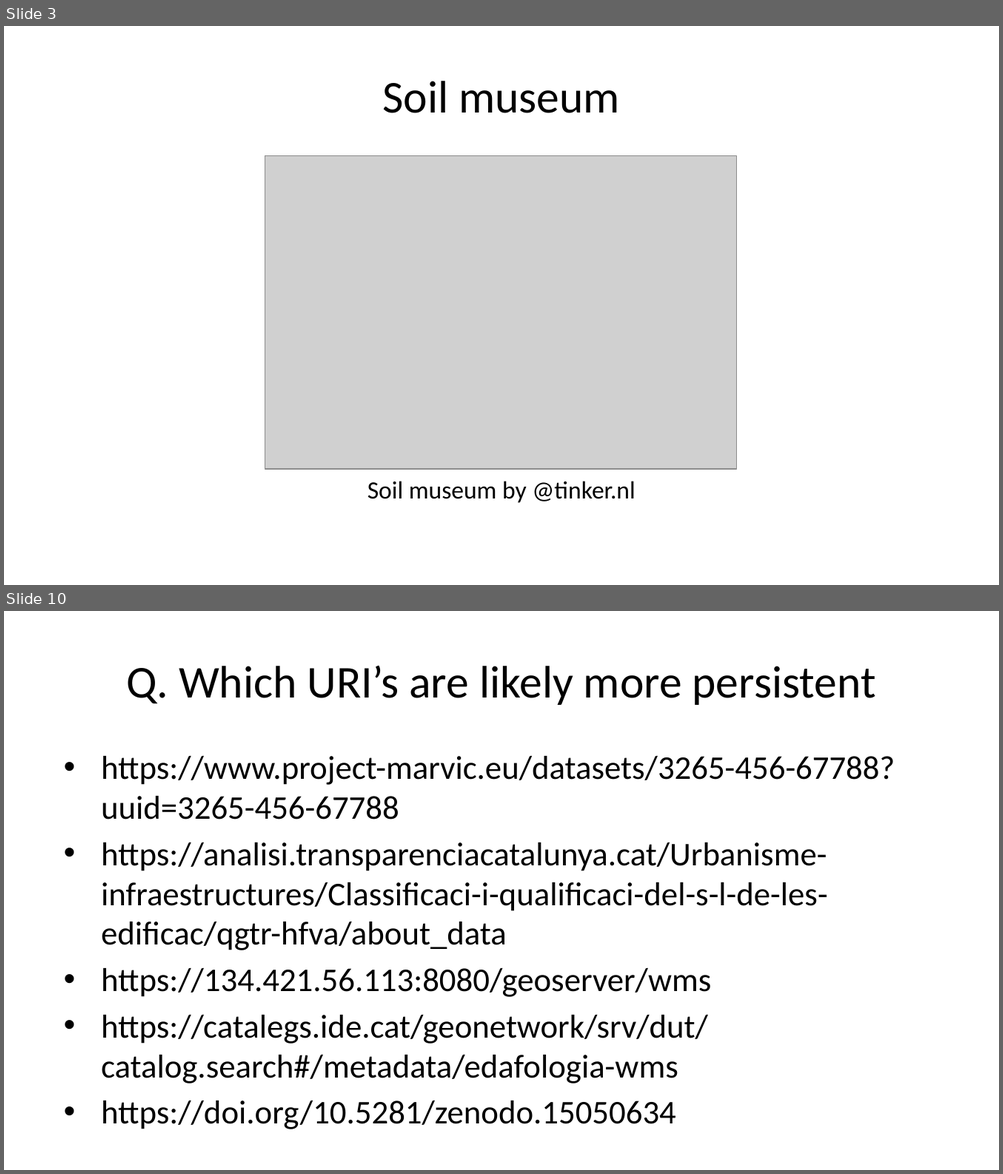
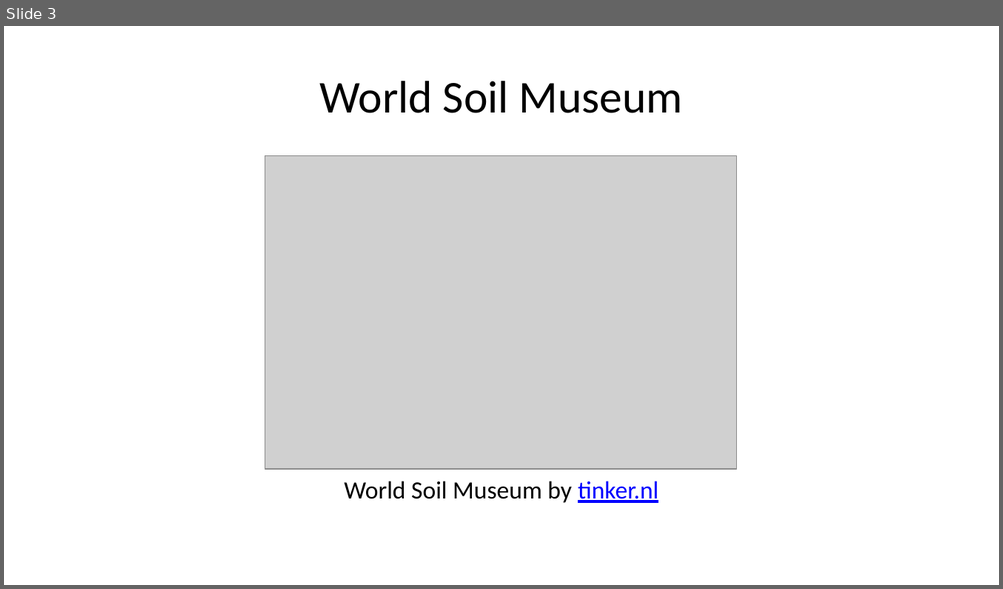
Before and after one commit to pvgenuchten/slides, a slide deck: slides/20250703-foss4gnl-opensource-at-isric.pptx. Shown one above the other, each under a label of ours: slides 3 and 10 before the commit, slide 3 after it; the slides between them are not shown. The pictures are 1003x1174 and 1003x589 pixels, drawn with LibreOffice and Linux fonts; fonts in the diff are those of the drawing; grey boxes stand for pictures. Boxes give left, top, right and bottom in pixels: in the first picture for what was removed or moved away, otherwise in the second. Text is boxed around its words. In the diff, an @@ line names an element or a change of style, - is before the commit and + after.

```diff
--- a/slides/20250703-foss4gnl-opensource-at-isric.pptx
+++ b/slides/20250703-foss4gnl-opensource-at-isric.pptx
@@ slide 10 removed at bbox=[4, 611, 999, 1170], background #FFFFFF @@
@@ title removed at bbox=[126, 666, 876, 705] @@
-Q. Which URI’s are likely more persistent
@@ text removed at bbox=[101, 756, 894, 1130] @@
-• https://www.project-marvic.eu/datasets/3265-456-67788?uuid=3265-456-67788
-• https://analisi.transparenciacatalunya.cat/Urbanisme-infraestructures/Classificaci-i-qualificaci-del-s-l-de-les-edificac/qgtr-hfva/about_data
-• https://134.421.56.113:8080/geoserver/wms
-• https://catalegs.ide.cat/geonetwork/srv/dut/catalog.search#/metadata/edafologia-wms
-• https://doi.org/10.5281/zenodo.15050634
@@ slide 3 changed as well @@
@@ title at bbox=[320, 81, 683, 113]: text changed @@
-Soil museum
+World Soil Museum
@@ text at bbox=[344, 481, 658, 503]: text changed @@
-Soil museum by @tinker.nl
+World Soil Museum by tinker.nl
```
Also in this commit, not shown: 4 other slides changed, 13 slides added, 35 other slides removed, 8 other files.
